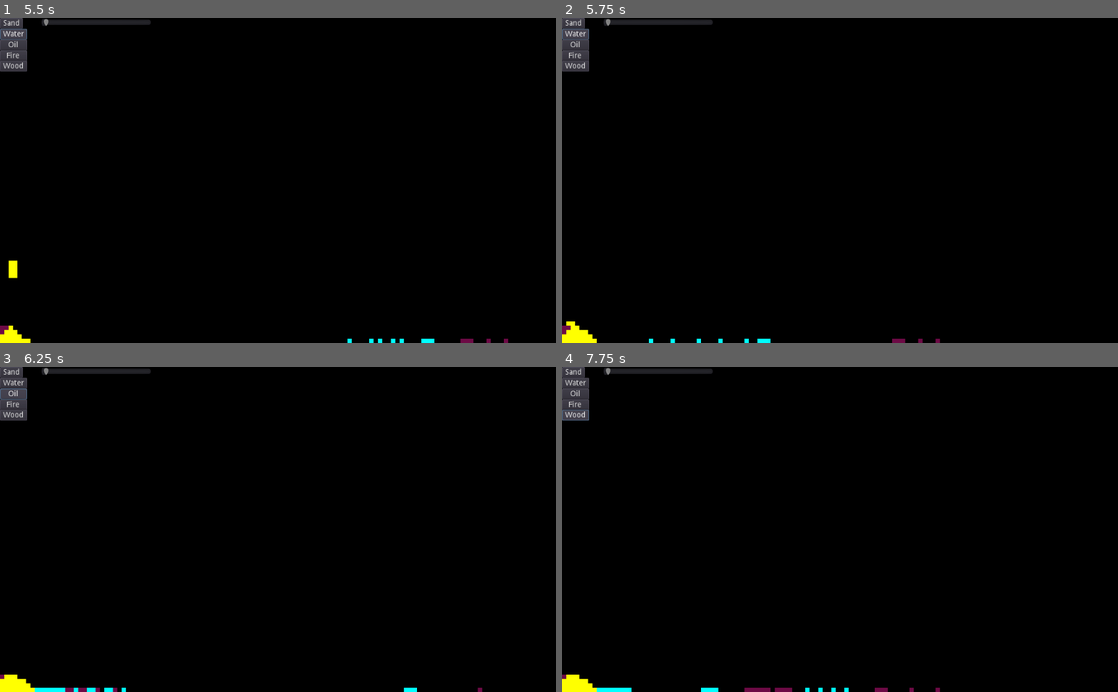
Above: before the commit, frames 1-4 (two rows, left to right).
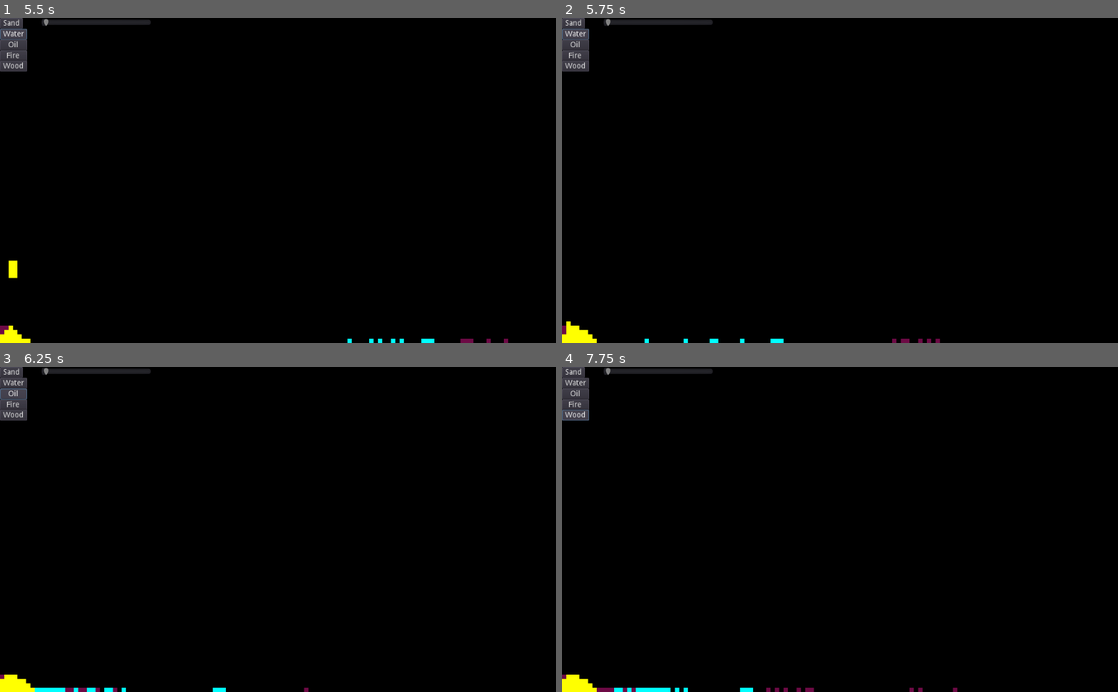
Above: after the commit, the same moments.

Repository: jhonnystene/sandbox
Game: Godot game, scene res://Sandbox.tscn
Two runs of this game, one before a commit and one after it. Both use one fixed random seed, a clock stepped at 60 frames per second and the inputs below.
Inputs:
- Up to frame 1 (5.5 s): click "Sand" at 0.5 s; click "Water" at 1.25 s; click "Oil" at 2 s; click "Fire" at 2.75 s; click "Wood" at 3.5 s; click "Sand" at 4.25 s; click "Water" at 5 s
- Up to frame 2 (5.75 s): no input
- Up to frame 3 (6.25 s): click "Oil" at 5.75 s
- Up to frame 4 (7.75 s): click "Fire" at 6.5 s; click "Wood" at 7.25 s

Frame 1 is identical in both runs. In frame 2, 0.3% of the frame differs, in the area x 0-67%, y 93-100%; in frame 3, less than 0.1%; in frame 4, 0.5%, in the area x 6-72%, y 98-100%.

Commit message:
Remove behavior variable and add material simulations

Diff:
--- a/Sandbox.gd
+++ b/Sandbox.gd
@@ -1,79 +1,93 @@
 extends Node2D
 
-var SandboxTexture
-var SandboxImage
-
-var ChangedPixels = {}
-var SandboxWorld = []
-var SandboxWorldWidth
-var SandboxWorldHeight
-
-const TYPE_AIR = {"behavior": 0, "color": Color(0, 0, 0), "density": 0, "flammable": false}
-const TYPE_SAND = {"behavior": 1, "color": Color(188, 217, 0), "density": 3, "flammable": false, "physics_passes": 2, "physics_material": "powder"}
-const TYPE_WATER = {"behavior": 2, "color": Color(0, 112, 217), "density": 1, "flammable": false, "physics_passes": 4, "physics_material": "liquid", "viscosity": 70, "flow_direction": -1}
-const TYPE_OIL = {"behavior": 2, "color": Color("#6e0b46"), "density": 2, "flammable": true, "burn_time": 0.3, "physics_passes": 2, "physics_material": "liquid", "viscosity": 95, "flow_direction": -1}
-const TYPE_FIRE = {"behavior": 3, "color": Color("#edab26"), "density": 1, "flammable": false, "physics_passes": 0, "physics_material": "fire", "time_to_live": 1}
-const TYPE_WOOD = {"behavior": 4, "color": Color("#634f1a"), "density": 5, "flammable": true, "burn_time": 3, "physics_passes": 0, "physics_material": "solid"}
-const TYPE_EMBER = {"behavior": 5, "color": Color("#d8eb10"), "density": 0, "flammable": false, "physics_passes": 1, "physics_material": "fire", "time_to_live": 1}
-
-var Selected = TYPE_SAND
-
-func PixelValid(x, y):
-	return not (x < 0 or y < 0 or x > SandboxWorldWidth - 1 or y > SandboxWorldHeight - 1)
+var sandboxTexture
+var sandboxImage
+
+var changedPixels = {}
+var world = []
+var worldWidth
+var worldHeight
+
+# Special
+const TYPE_AIR = {"color": Color(0, 0, 0), "density": 0, "flammable": false, "physics_material": "air", "simulation_material": "none"}
+
+# Powder
+const TYPE_SAND = {"color": Color(188, 217, 0), "density": 3, "flammable": false, "physics_passes": 2, "physics_material": "powder", "simulation_material": "none"}
+
+# Liquid
+const TYPE_WATER = {"color": Color(0, 112, 217), "density": 1, "flammable": false, "physics_passes": 4, "physics_material": "liquid", "simulation_material": "none", "viscosity": 70, "flow_direction": -1}
+const TYPE_OIL = {"color": Color("#6e0b46"), "density": 2, "flammable": true, "burn_time": 0.3, "physics_passes": 2, "physics_material": "liquid", "simulation_material": "none", "viscosity": 95, "flow_direction": -1}
+
+# Solid
+const TYPE_WOOD = {"color": Color("#634f1a"), "density": 5, "flammable": true, "burn_time": 3, "physics_material": "solid", "simulation_material": "none"}
+
+# Burning
+const TYPE_FIRE = {"color": Color("#edab26"), "density": 1, "flammable": false, "physics_material": "none", "simulation_material": "fire", "time_to_live": 0.1}
+const TYPE_EMBER = {"color": Color("#d8eb10"), "density": 0, "flammable": false, "physics_passes": 1, "physics_material": "rising", "simulation_material": "fire", "time_to_live": 1}
+
+var selected = TYPE_SAND
+
+func IsPositionValid(x, y):
+	return not (x < 0 or y < 0 or x > worldWidth - 1 or y > worldHeight - 1)
 
 func SetPixel(x, y, value, override={}):
-	if not PixelValid(x, y):
+	if not IsPositionValid(x, y):
 		return
-	ChangedPixels[Vector2(x, y)] = true
-	SandboxWorld[x][y] = value.duplicate(true)
+	changedPixels[Vector2(x, y)] = true
+	world[x][y] = value.duplicate(true)
+	# Physics randomization
 	if(IsGroup(value, "liquid")):
 		var flow_direction = -1
 		if(rand_range(0, 100) < 50):
 			flow_direction = 1
-		SandboxWorld[x][y]["flow_direction"] = flow_direction
-	elif(IsGroup(value, "fire")):
-		SandboxWorld[x][y]["time_to_live"] = rand_range(0.1, 0.3) + Selected["physics_passes"]
+		world[x][y]["flow_direction"] = flow_direction
+
+	# Material randomization
+	if(IsMaterial(value, "fire")):
+		world[x][y]["time_to_live"] = rand_range(0.1, 0.3) + int(selected["physics_material"] != "none")
 
 	for property in override:
-		SandboxWorld[x][y][property] = override[property]
+		world[x][y][property] = override[property]
 
 func SwapPixels(x1, y1, x2, y2):
-	if not (PixelValid(x1, y1) and PixelValid(x2, y2)):
+	if not (IsPositionValid(x1, y1) and IsPositionValid(x2, y2)):
 		return
-	ChangedPixels[Vector2(x1, y1)] = true
-	ChangedPixels[Vector2(x2, y2)] = true
-	var val1 = SandboxWorld[x1][y1]
-	SandboxWorld[x1][y1] = SandboxWorld[x2][y2]
-	SandboxWorld[x2][y2] = val1
-
-func IsPixelEmpty(x, y):
-	if not PixelValid(x, y):
-		return false
-	return (SandboxWorld[x][y]["behavior"] == 0)
+	changedPixels[Vector2(x1, y1)] = true
+	changedPixels[Vector2(x2, y2)] = true
+	var val1 = world[x1][y1]
+	world[x1][y1] = world[x2][y2]
+	world[x2][y2] = val1
+
+func IsEmpty(x, y):
+	if not IsPositionValid(x, y):
+		return false
+	return (IsGroup(world[x][y], "air"))
 
 func IsType(pixel, type):
-	return (pixel["behavior"] == type["behavior"] and pixel["density"] == type["density"])
+	# TODO: make this better
+	return (pixel["physics_material"] == type["physics_material"] and pixel["density"] == type["density"])
 
 func IsGroup(pixel, group):
-	if(pixel["behavior"] == 0):
-		return false
 	return pixel["physics_material"] == group
 
+func IsMaterial(pixel, material):
+	return pixel["simulation_material"] == material
+
 func IsFlammable(x, y):
-	if not PixelValid(x, y):
-		return false
-	return SandboxWorld[x][y]["flammable"]
-
-func IsPixelSwappable(x1, y1, x2, y2):
-	if(x1 < 0 or y1 < 0 or x1 > SandboxWorldWidth - 1 or y1 > SandboxWorldHeight - 1):
-		return false
-	if(x2 < 0 or y2 < 0 or x2 > SandboxWorldWidth - 1 or y2 > SandboxWorldHeight - 1):
-		return false
-
-	var me = SandboxWorld[x1][y1]
-	var them = SandboxWorld[x2][y2]
-
-	if(them["behavior"] == 0):
+	if not IsPositionValid(x, y):
+		return false
+	return world[x][y]["flammable"]
+
+func IsSwappable(x1, y1, x2, y2):
+	if(x1 < 0 or y1 < 0 or x1 > worldWidth - 1 or y1 > worldHeight - 1):
+		return false
+	if(x2 < 0 or y2 < 0 or x2 > worldWidth - 1 or y2 > worldHeight - 1):
+		return false
+
+	var me = world[x1][y1]
+	var them = world[x2][y2]
+
+	if(IsGroup(them, "air")):
 		return true
 	elif(IsType(me, them)):
 		return false
@@ -83,50 +97,93 @@
 		return true
 	return false
 
-func generateSandboxImage():
+func IsLineFull(y):
+	if(y > worldHeight - 1):
+		return true
+	# TODO: factor in density
+	for x in range(0, worldWidth):
+		if(IsType(world[x][y], TYPE_AIR)):
+			return true
+	return false
+
+func GenerateSandboxImage():
 	# Create new image
-	SandboxImage = Image.new()
-	SandboxImage.create(SandboxWorldWidth, SandboxWorldHeight, false, Image.FORMAT_RGB8)
+	sandboxImage = Image.new()
+	sandboxImage.create(worldWidth, worldHeight, false, Image.FORMAT_RGB8)
 
 	# Fill in image
-	SandboxImage.lock()
-	for x in range(0, SandboxWorldWidth):
-		for y in range(0, SandboxWorldHeight):
-			SandboxImage.set_pixel(x, y, SandboxWorld[x][y]["color"])
-	SandboxImage.unlock()
+	sandboxImage.lock()
+	for x in range(0, worldWidth):
+		for y in range(0, worldHeight):
+			sandboxImage.set_pixel(x, y, world[x][y]["color"])
+	sandboxImage.unlock()
 
 	# Add to texture
-	$Display.texture.create_from_image(SandboxImage)
+	$Display.texture.create_from_image(sandboxImage)
 	$Display.texture.set_flags(0)
 
-func generateSandboxWorld():
-	SandboxWorldWidth = get_viewport().size.x / $Display.scale.x
-	SandboxWorldHeight = get_viewport().size.y / $Display.scale.y
-	for x in range(0, SandboxWorldWidth):
-		SandboxWorld.append([])
-		SandboxWorld[x] = []
-		for y in range(0, SandboxWorldHeight):
-			SandboxWorld[x].append([])
-			SandboxWorld[x][y] = TYPE_AIR
-
-func processSandboxWorld(delta):
-	for x in range(0, SandboxWorldWidth):
-		for y in range(SandboxWorldHeight - 1, -1, -1):
-			var pixel = SandboxWorld[x][y]
+func GenerateWorld():
+	worldWidth = get_viewport().size.x / $Display.scale.x
+	worldHeight = get_viewport().size.y / $Display.scale.y
+	for x in range(0, worldWidth):
+		world.append([])
+		world[x] = []
+		for y in range(0, worldHeight):
+			world[x].append([])
+			world[x][y] = TYPE_AIR
+
+func ProcessWorld(delta):
+	for x in range(0, worldWidth):
+		for y in range(worldHeight - 1, -1, -1):
+			var pixel = world[x][y]
+
+			# MATERIAL SIMULATION
+			if(IsMaterial(pixel, "fire")):
+				var spread_rate = 25
+				if(IsFlammable(x - 1, y - 1) and rand_range(0, 100) < spread_rate):
+					SetPixel(x - 1, y - 1, TYPE_FIRE, {"time_to_live": world[x - 1][y - 1]["burn_time"]})
+				if(IsFlammable(x, y - 1) and rand_range(0, 100) < spread_rate):
+					SetPixel(x, y - 1, TYPE_FIRE, {"time_to_live": world[x][y - 1]["burn_time"]})
+				if(IsFlammable(x + 1, y - 1) and rand_range(0, 100) < spread_rate):
+					SetPixel(x + 1, y - 1, TYPE_FIRE, {"time_to_live": world[x + 1][y - 1]["burn_time"]})
+				if(IsFlammable(x - 1, y) and rand_range(0, 100) < spread_rate):
+					SetPixel(x - 1, y, TYPE_FIRE, {"time_to_live": world[x - 1][y]["burn_time"]})
+				if(IsFlammable(x + 1, y) and rand_range(0, 100) < spread_rate):
+					SetPixel(x + 1, y, TYPE_FIRE, {"time_to_live": world[x + 1][y]["burn_time"]})
+				if(IsFlammable(x - 1, y + 1) and rand_range(0, 100) < spread_rate):
+					SetPixel(x - 1, y + 1, TYPE_FIRE, {"time_to_live": world[x - 1][y + 1]["burn_time"]})
+				if(IsFlammable(x, y + 1) and rand_range(0, 100) < spread_rate):
+					SetPixel(x, y + 1, TYPE_FIRE, {"time_to_live": world[x][y + 1]["burn_time"]})
+				if(IsFlammable(x + 1, y + 1) and rand_range(0, 100) < spread_rate):
+					SetPixel(x + 1, y + 1, TYPE_FIRE, {"time_to_live": world[x + 1][y + 1]["burn_time"]})
+
+				world[x][y]["time_to_live"] -= delta
+				if(world[x][y]["time_to_live"] <= 0):
+					SetPixel(x, y, TYPE_AIR)
+				else:
+					if(pixel["physics_material"] == "none"):
+						# Create embers periodically
+						if(IsEmpty(x, y - 1) and rand_range(0, 100) > 10):
+							SetPixel(x, y - 1, TYPE_EMBER, {"time_to_live": rand_range(0.5, 1)})
+					else:
+						# We are an ember
+						world[x][y]["color"] = Color(0.92, rand_range(0.42, 0.89), 0.06)
+
+			# PHYSICS SIMULATION
 			if(IsType(pixel, TYPE_AIR)): # Air
 				continue
 			elif(IsGroup(pixel, "powder")): # Powders
 				var cx = x
 				var cy = y
 				for _i in range(0, pixel["physics_passes"]):
-					if(IsPixelSwappable(cx, cy, cx, cy + 1)):
+					if(IsSwappable(cx, cy, cx, cy + 1)):
 						SwapPixels(cx, cy, cx, cy + 1)
 						cy += 1
-					elif(IsPixelSwappable(cx, cy, cx - 1, cy + 1)):
+					elif(IsSwappable(cx, cy, cx - 1, cy + 1)):
 						SwapPixels(cx, cy, cx - 1, cy + 1)
 						cx -= 1
 						cy += 1
-					elif(IsPixelSwappable(cx, cy, cx + 1, cy + 1)):
+					elif(IsSwappable(cx, cy, cx + 1, cy + 1)):
 						SwapPixels(cx, cy, cx + 1, cy + 1)
 						cx += 1
 						cy += 1
@@ -137,76 +194,49 @@
 				var cy = y
 				var flow_direction = pixel["flow_direction"]
 				for _i in range(0, pixel["physics_passes"]):
-					if(IsPixelSwappable(cx, cy, cx, cy + 1)):
+					var do_not_propagate_sideways = false
+
+					if(IsSwappable(cx, cy, cx, cy + 1)):
 						SwapPixels(cx, cy, cx, cy + 1)
 						cy += 1
 
-					elif(IsPixelSwappable(cx, cy, cx + flow_direction, cy + 1)):
+					elif(IsSwappable(cx, cy, cx + flow_direction, cy + 1)):
 						SwapPixels(cx, cy, cx + flow_direction, cy + 1)
 						cx += flow_direction
 						cy += 1
 
-					elif(IsPixelSwappable(cx, cy, cx - flow_direction, cy + 1)):
+					elif(IsSwappable(cx, cy, cx - flow_direction, cy + 1)):
 						SwapPixels(cx, cy, cx - flow_direction, cy + 1)
 						cx -= flow_direction
 						cy += 1
 
-					elif(IsPixelSwappable(cx, cy, cx + flow_direction, cy)):
+					elif(IsSwappable(cx, cy, cx + flow_direction, cy) and !do_not_propagate_sideways):
 						SwapPixels(cx, cy, cx + flow_direction, cy)
 						cx += flow_direction
 
-					elif(IsPixelSwappable(cx, cy, cx - flow_direction, cy)):
+					elif(IsSwappable(cx, cy, cx - flow_direction, cy) and !do_not_propagate_sideways):
 						SwapPixels(cx, cy, cx - flow_direction, cy)
 						cx -= flow_direction
-						SandboxWorld[cx][cy]["flow_direction"] = -flow_direction
+						world[cx][cy]["flow_direction"] = -flow_direction
 						flow_direction = -flow_direction
 
 					else:
 						break
-			elif(IsGroup(pixel, "fire")):
-				var spread_rate = 25
-				if(IsFlammable(x - 1, y - 1) and rand_range(0, 100) < spread_rate):
-					SetPixel(x - 1, y - 1, TYPE_FIRE, {"time_to_live": SandboxWorld[x - 1][y - 1]["burn_time"]})
-				if(IsFlammable(x, y - 1) and rand_range(0, 100) < spread_rate):
-					SetPixel(x, y - 1, TYPE_FIRE, {"time_to_live": SandboxWorld[x][y - 1]["burn_time"]})
-				if(IsFlammable(x + 1, y - 1) and rand_range(0, 100) < spread_rate):
-					SetPixel(x + 1, y - 1, TYPE_FIRE, {"time_to_live": SandboxWorld[x + 1][y - 1]["burn_time"]})
-				if(IsFlammable(x - 1, y) and rand_range(0, 100) < spread_rate):
-					SetPixel(x - 1, y, TYPE_FIRE, {"time_to_live": SandboxWorld[x - 1][y]["burn_time"]})
-				if(IsFlammable(x + 1, y) and rand_range(0, 100) < spread_rate):
-					SetPixel(x + 1, y, TYPE_FIRE, {"time_to_live": SandboxWorld[x + 1][y]["burn_time"]})
-				if(IsFlammable(x - 1, y + 1) and rand_range(0, 100) < spread_rate):
-					SetPixel(x - 1, y + 1, TYPE_FIRE, {"time_to_live": SandboxWorld[x - 1][y + 1]["burn_time"]})
-				if(IsFlammable(x, y + 1) and rand_range(0, 100) < spread_rate):
-					SetPixel(x, y + 1, TYPE_FIRE, {"time_to_live": SandboxWorld[x][y + 1]["burn_time"]})
-				if(IsFlammable(x + 1, y + 1) and rand_range(0, 100) < spread_rate):
-					SetPixel(x + 1, y + 1, TYPE_FIRE, {"time_to_live": SandboxWorld[x + 1][y + 1]["burn_time"]})
-
-				SandboxWorld[x][y]["time_to_live"] -= delta
-				if(SandboxWorld[x][y]["time_to_live"] <= 0):
-					SetPixel(x, y, TYPE_AIR)
-				else:
-					if(pixel["physics_passes"] == 0):
-						# Create embers periodically
-						if(IsPixelEmpty(x, y - 1) and rand_range(0, 100) > 10):
-							SetPixel(x, y - 1, TYPE_EMBER, {"time_to_live": rand_range(0.5, 1)})
-					else:
-						# We are an ember
-						for _i in range(0, pixel["physics_passes"]):
-							SandboxWorld[x][y]["color"] = Color(0.92, rand_range(0.42, 0.89), 0.06)
-							if(IsPixelSwappable(x, y, x, y - 1) and rand_range(0, 100) < 25):
-								SwapPixels(x, y, x, y - 1)
-func updateSandboxImage():
+			elif(IsGroup(pixel, "rising")):
+				for _i in range(0, pixel["physics_passes"]):
+					if(IsSwappable(x, y, x, y - 1) and rand_range(0, 100) < 25):
+						SwapPixels(x, y, x, y - 1)
+func UpdateSandboxImage():
 	# Fill in image
-	SandboxImage.lock()
-	for pixel in ChangedPixels:
-		SandboxImage.set_pixel(pixel.x, pixel.y, SandboxWorld[pixel.x][pixel.y]["color"])
-	SandboxImage.unlock()
-
-	ChangedPixels = {}
+	sandboxImage.lock()
+	for pixel in changedPixels:
+		sandboxImage.set_pixel(pixel.x, pixel.y, world[pixel.x][pixel.y]["color"])
+	sandboxImage.unlock()
+
+	changedPixels = {}
 
 	# Add to texture
-	$Display.texture.create_from_image(SandboxImage)
+	$Display.texture.create_from_image(sandboxImage)
 	$Display.texture.set_flags(0)
 
 func _process(delta):
@@ -218,31 +248,31 @@
 
 		for sx in range(x - cursor_offset, x + cursor_offset):
 			for sy in range(y - cursor_offset, y + cursor_offset):
-				SetPixel(sx, sy, Selected)
-				if(IsGroup(Selected, "liquid")):
+				SetPixel(sx, sy, selected)
+				if(IsGroup(selected, "liquid")):
 					var flow_direction = -1
 					if(rand_range(0, 100) < 50):
 						flow_direction = 1
-					SandboxWorld[sx][sy]["flow_direction"] = flow_direction
-
-	processSandboxWorld(delta)
-	updateSandboxImage()
+					world[sx][sy]["flow_direction"] = flow_direction
+
+	ProcessWorld(delta)
+	UpdateSandboxImage()
 
 func _ready():
-	generateSandboxWorld()
-	generateSandboxImage()
+	GenerateWorld()
+	GenerateSandboxImage()
 
 func _on_SandButton_pressed():
-	Selected = TYPE_SAND
+	selected = TYPE_SAND
 
 func _on_WaterButton_pressed():
-	Selected = TYPE_WATER
+	selected = TYPE_WATER
 
 func _on_OilButton_pressed():
-	Selected = TYPE_OIL
+	selected = TYPE_OIL
 
 func _on_FireButton_pressed():
-	Selected = TYPE_FIRE
+	selected = TYPE_FIRE
 
 func _on_WoodButton_pressed():
-	Selected = TYPE_WOOD
+	selected = TYPE_WOOD
--- /dev/null
+++ b/types.json
@@ -0,0 +1,25 @@
+[
+	{
+		"color": "#000000",
+		"density": 0,
+		"flammable": false
+	},
+	{
+		"color": "#d5e805",
+		"density": 3,
+		"flammable": 0,
+		"physics_passes": 2,
+		"physics_material": "powder",
+		"simulation_material": "none"
+	},
+	{
+		"color": "#0589e8",
+		"density": 1,
+		"flammable": "false",
+		"physics_passes": 2,
+		"physics_material": "liquid",
+		"simulation_material": "none"
+		"viscosity": 70,
+		"flow_direction": -1
+	}
+]
Not shown, added: types.json.save
Not shown, added: types.json.save.1
